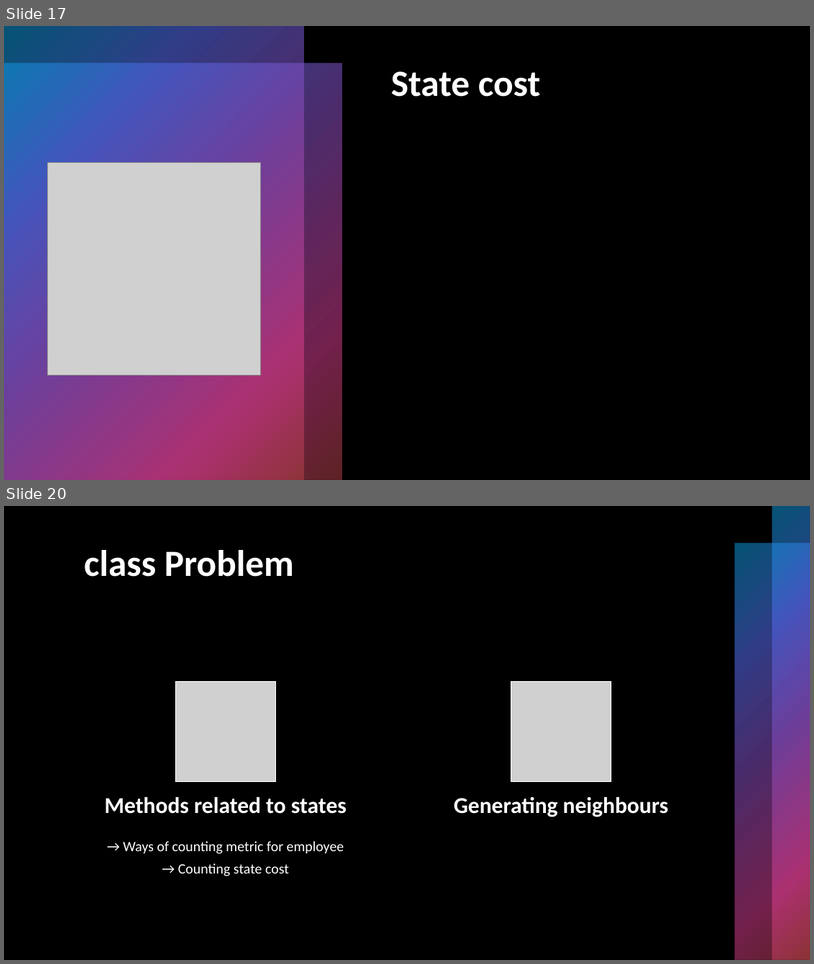
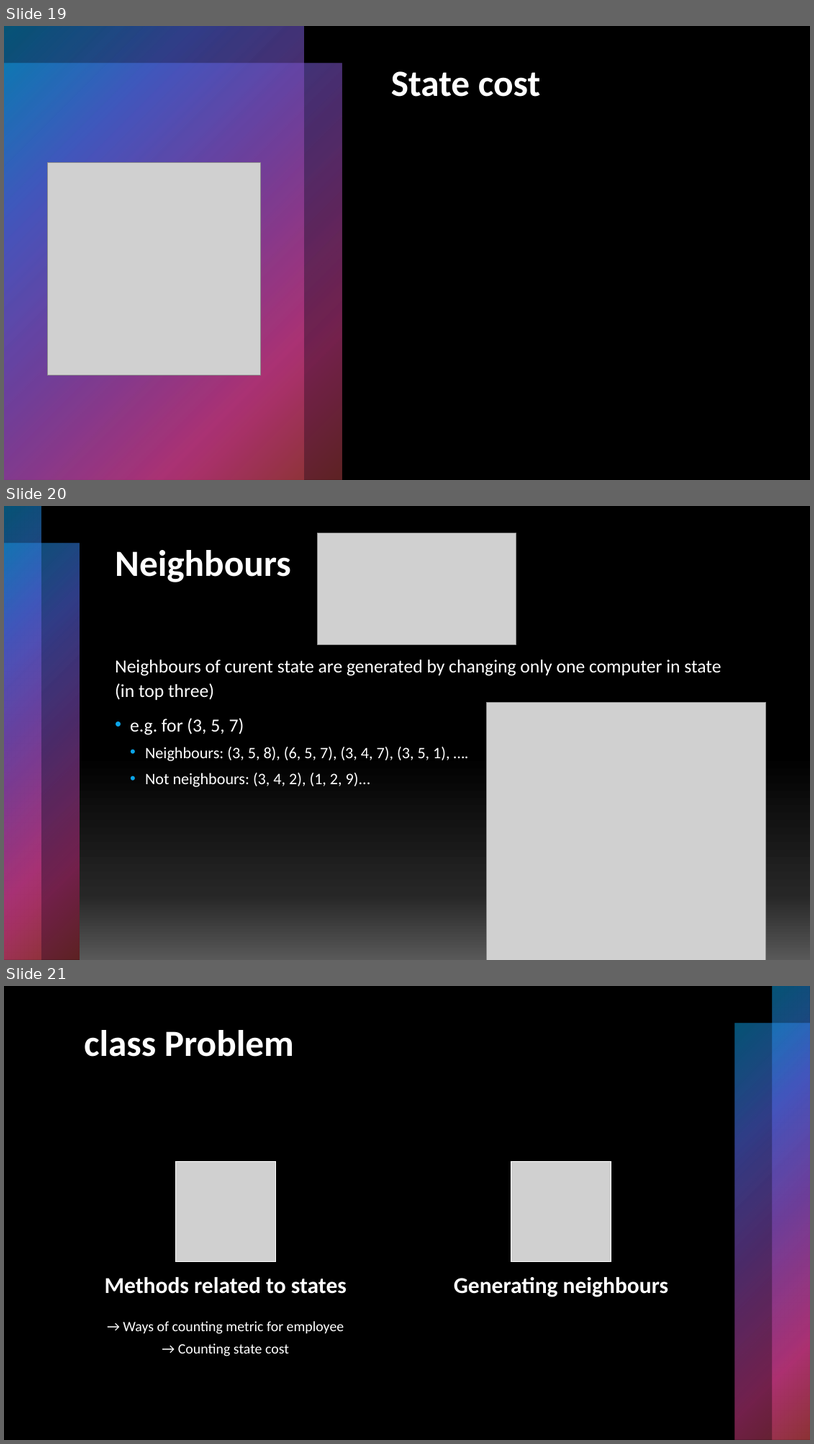
Before and after one commit to tunczyk101/computer_purchase_problem, a slide deck: ppt/J.Sliwa_TechnicalDebrief.pptx. Shown one above the other, each under a label of ours: slides 17 and 20 before the commit, slides 19, 20 and 21 after it; the slides between them are not shown. The pictures are 814x964 and 814x1444 pixels, drawn with LibreOffice and Linux fonts; fonts in the diff are those of the drawing; grey boxes stand for pictures. Boxes give left, top, right and bottom in pixels: in the first picture for what was removed or moved away, otherwise in the second. Text is boxed around its words. In the diff, an @@ line names an element or a change of style, - is before the commit and + after.

```diff
--- a/ppt/J.Sliwa_TechnicalDebrief.pptx
+++ b/ppt/J.Sliwa_TechnicalDebrief.pptx
@@ slide 20 added at (x1=4, y1=506, x2=810, y2=960), background #000000; not listed: 2 template elements that a slide beside it also shows @@
@@ picture added at (x1=318, y1=533, x2=517, y2=644) @@
@@ title added at (x1=115, y1=550, x2=291, y2=582), 44 pt, text #FFFFFF, bold @@
+Neighbours
@@ text added at (x1=115, y1=659, x2=721, y2=787), 22 pt, text #FFFFFF @@
+Neighbours of curent state are generated by changing only one computer in state (in top three)
+• e.g. for (3, 5, 7)
+  • Neighbours: (3, 5, 8), (6, 5, 7), (3, 4, 7), (3, 5, 1), ….
+  • Not neighbours: (3, 4, 2), (1, 2, 9)...
@@ rectangle added at (x1=79, y1=711, x2=810, y2=960), fill gradient #595959 to #262626 to #000000 @@
@@ picture added at (x1=486, y1=702, x2=766, y2=960) @@
@@ what was slide 17 is now slide 19 @@
@@ what was slide 20 is now slide 21 @@
```
Also in this commit, not shown: 4 slides changed, 1 other file.
